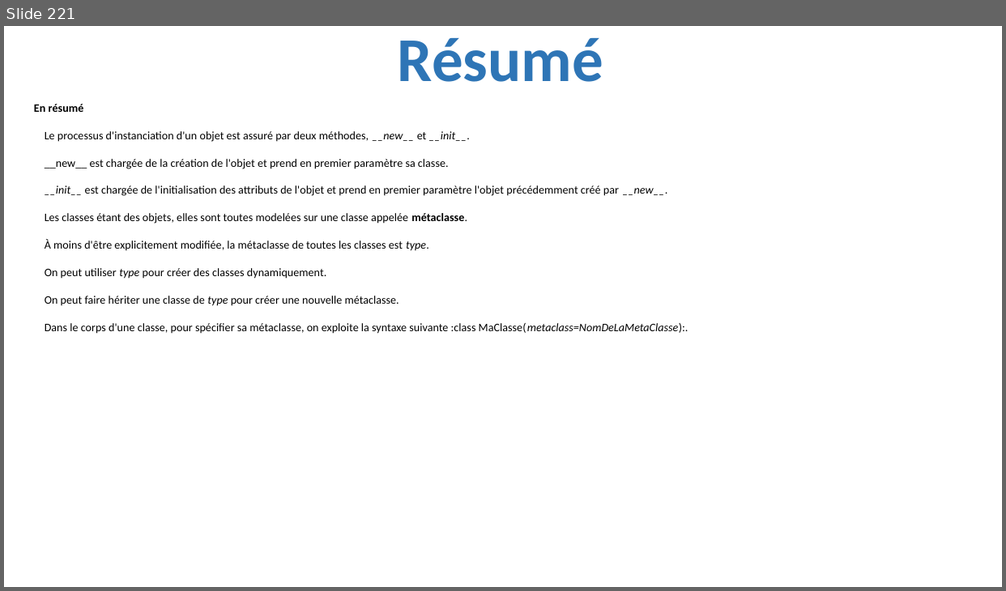
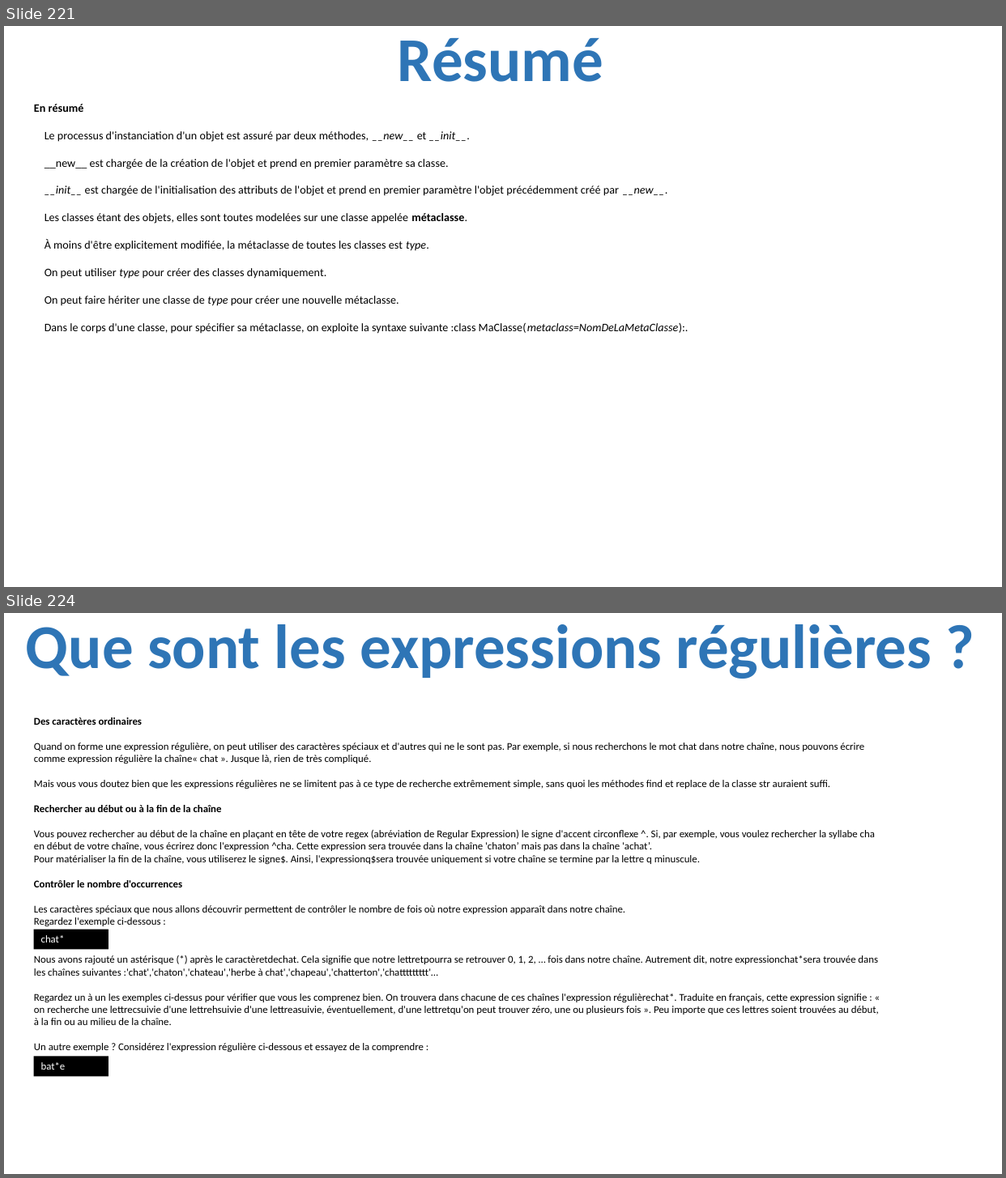
Before and after one commit to julienPalleau/PythonDoc, a slide deck: Python-resume.pptx. Shown one above the other, each under a label of ours: slide 221 before the commit, slides 221 and 224 after it; the slides between them are not shown. The pictures are 1006x591 and 1006x1178 pixels, drawn with LibreOffice and Linux fonts; fonts in the diff are those of the drawing. Boxes give left, top, right and bottom in pixels: in the first picture for what was removed or moved away, otherwise in the second. Text is boxed around its words. In the diff, an @@ line names an element or a change of style, - is before the commit and + after.

Commit message:
Manipulez les expressions regulieres

```diff
--- a/Python-resume.pptx
+++ b/Python-resume.pptx
@@ slide 224 added at (4, 613, 1002, 1174), background #FFFFFF @@
@@ title added at (26, 624, 931, 679), 60 pt, text #2E75B6, bold @@
+Que sont les expressions régulières ?
@@ text added at (34, 717, 875, 926), 10 pt, text #000000 @@
+Des caractères ordinaires
+Quand on forme une expression régulière, on peut utiliser des caractères spéciaux et d'autres qui ne le sont pas. Par exemple, si nous recherchons le mot chat dans notre chaîne, nous pouvons écrire comme expression régulière la chaîne« chat ». Jusque là, rien de très compliqué.
+Mais vous vous doutez bien que les expressions régulières ne se limitent pas à ce type de recherche extrêmement simple, sans quoi les méthodes find et replace de la classe str auraient suffi.
+Rechercher au début ou à la fin de la chaîne
+Vous pouvez rechercher au début de la chaîne en plaçant en tête de votre regex (abréviation de Regular Expression) le signe d'accent circonflexe ^. Si, par exemple, vous voulez rechercher la syllabe cha en début de votre chaîne, vous écrirez donc l'expression ^cha. Cette expression sera trouvée dans la chaîne 'chaton’ mais pas dans la chaîne 'achat’.
+Pour matérialiser la fin de la chaîne, vous utiliserez le signe$. Ainsi, l'expressionq$sera trouvée uniquement si votre chaîne se termine par la lettre q minuscule.
+Contrôler le nombre d'occurrences
+Les caractères spéciaux que nous allons découvrir permettent de contrôler le nombre de fois où notre expression apparaît dans notre chaîne.
+Regardez l'exemple ci-dessous :
@@ rectangle added at (34, 930, 108, 950), fill #000000, 10 pt, text #FFFFFF @@
+chat*
@@ text added at (34, 956, 879, 1053), 10 pt, text #000000 @@
+Nous avons rajouté un astérisque (*) après le caractèretdechat. Cela signifie que notre lettretpourra se retrouver 0, 1, 2, … fois dans notre chaîne. Autrement dit, notre expressionchat*sera trouvée dans les chaînes suivantes :'chat','chaton','chateau','herbe à chat','chapeau','chatterton','chattttttttt'…
+Regardez un à un les exemples ci-dessus pour vérifier que vous les comprenez bien. On trouvera dans chacune de ces chaînes l'expression régulièrechat*. Traduite en français, cette expression signifie : « on recherche une lettrecsuivie d'une lettrehsuivie d'une lettreasuivie, éventuellement, d'une lettretqu'on peut trouver zéro, une ou plusieurs fois ». Peu importe que ces lettres soient trouvées au début, à la fin ou au milieu de la chaîne.
+Un autre exemple ? Considérez l'expression régulière ci-dessous et essayez de la comprendre :
@@ rectangle added at (34, 1057, 108, 1077), fill #000000, 10 pt, text #FFFFFF @@
+bat*e
```
Also in this commit, not shown: 5 other slides added.
